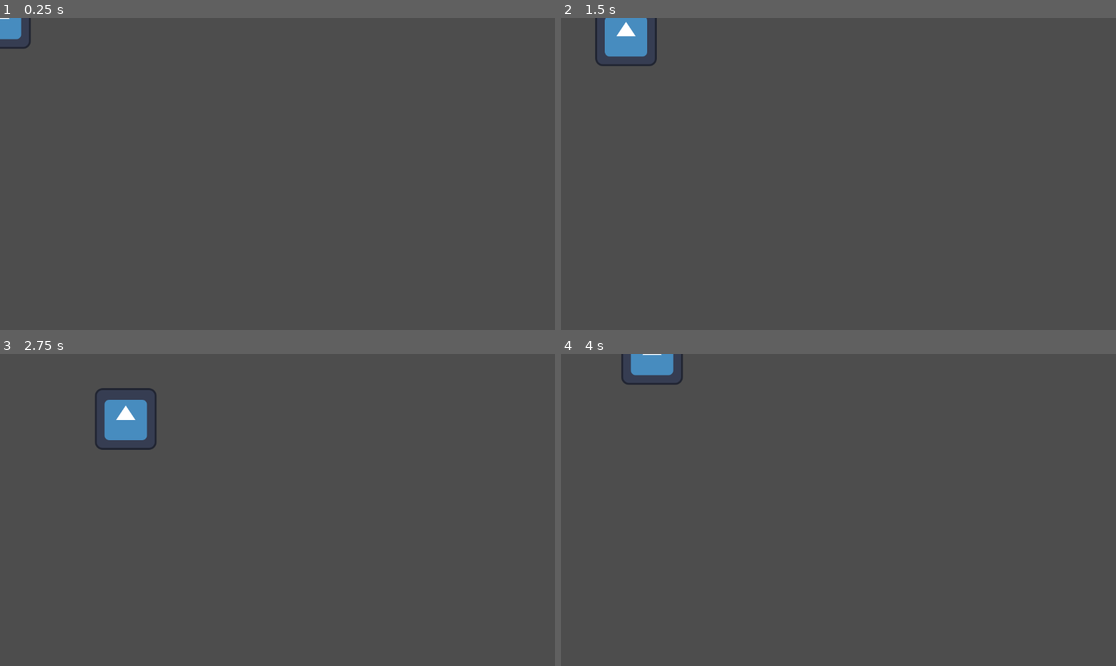
Above: before the commit, frames 1-4 (two rows, left to right).
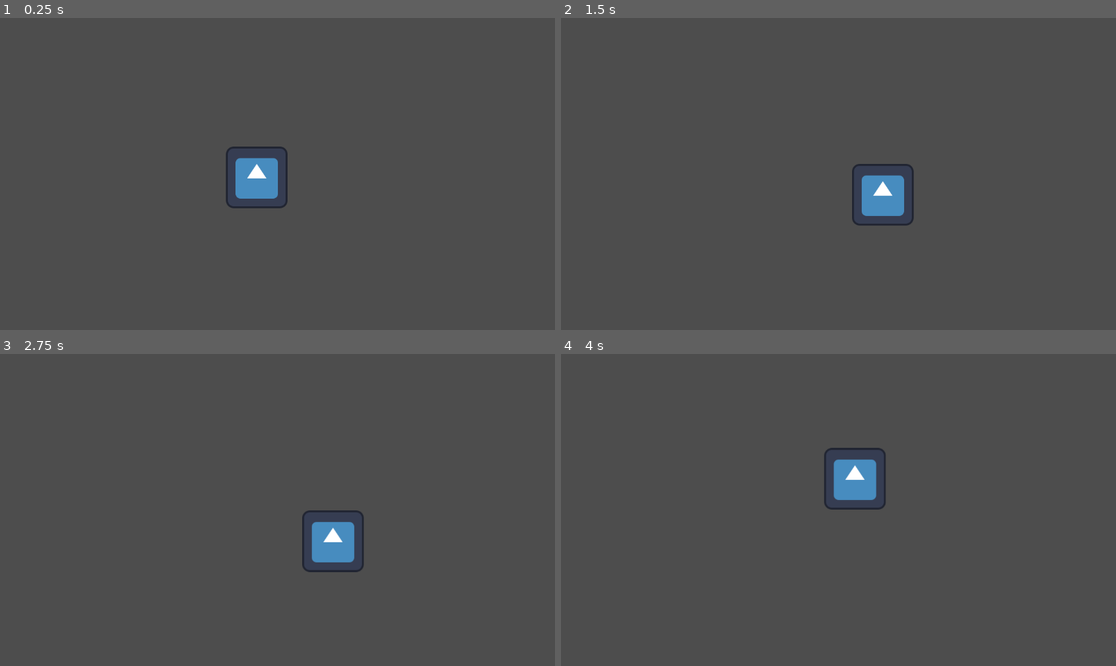
Above: after the commit, the same moments.

Repository: RealnieShishki/ThreeWayArena
Game: Godot game, scene res://scenes/levels/test_room.tscn
Same seed, same stepped clock (60 frames per second), same inputs: the game is played once before the commit and once after it. Before the commit the project starts from res://scenes/player/player.tscn. The engine's default icon, where the game draws it, is replaced by a stand-in: a white triangle on a blue panel in a dark square.
Inputs (mouse positions are in pixels of both pictures, inside the frame that each line leads up to):
- Up to frame 1 (0.25 s): no input
- Up to frame 2 (1.5 s): tap Enter at 0.5 s; move the mouse to (960, 158) at 0.52 s; hold Right (ui_right) 0.53-1.28 s; click (960, 158) at 0.67 s; move the mouse to (727, 189) at 1.27 s; hold Down (ui_down) from 1.28 s (still down); click (727, 189) at 1.42 s
- Up to frame 3 (2.75 s): move the mouse to (333, 441) at 2.02 s; release Down (ui_down) at 2.03 s; hold Right (ui_right) from 2.03 s (still down); click (333, 441) at 2.17 s
- Up to frame 4 (4 s): move the mouse to (810, 572) at 2.77 s; release Right (ui_right) at 2.78 s; hold Up (ui_up) 2.78-3.53 s; click (810, 572) at 2.92 s; move the mouse to (1005, 556) at 3.52 s; hold Left (ui_left) from 3.53 s (still down); click (1005, 556) at 3.67 s

The runs differ from the first frame. In frame 1, 1.6% of the frame differs, in the area x 0-52%, y 0-62%; in frame 2, 2.4%; in frame 3, 2.6%, in the area x 17-66%, y 10-70%; in frame 4, 2.0%.

Commit message:
✅ Combat MVP complete - player, enemies, particles all working

Diff:
--- a/project.godot
+++ b/project.godot
@@ -11,7 +11,7 @@
 [application]
 
 config/name="Three Way Arena"
-run/main_scene="res://scenes/player/player.tscn"
+run/main_scene="res://scenes/levels/test_room.tscn"
 config/features=PackedStringArray("4.2", "Forward Plus")
 config/icon="res://icon.svg"
 
--- /dev/null
+++ b/scenes/effects/DeathEffect.gd
@@ -0,0 +1,24 @@
+extends GPUParticles2D
+
+func _ready() -> void:
+	print("💥 DeathEffect._ready() called")
+
+	amount = 80
+	lifetime = 1.5
+	emitting = true
+	one_shot = true
+	scale = Vector2(5, 5)
+
+	texture = preload("res://icon.svg")
+
+	var mat = ParticleProcessMaterial.new()
+	mat.emission_shape = ParticleProcessMaterial.EMISSION_SHAPE_POINT
+	mat.direction = Vector3(0, 0, 0)
+	mat.spread = 360.0
+	mat.scale_min = 0.5
+	mat.scale_max = 1.5
+	mat.color = Color(0.8, 0.2, 1.0, 1.0)
+
+	process_material = mat
+
+	finished.connect(queue_free)
--- /dev/null
+++ b/scenes/effects/DeathEffect.tscn
@@ -0,0 +1,16 @@
+[gd_scene load_steps=4 format=3 uid="uid://df8dkk1w4jvjr"]
+
+[ext_resource type="Texture2D" uid="uid://cg0pwctdo5nln" path="res://icon.svg" id="1_5hbu1"]
+[ext_resource type="Script" path="res://scenes/effects/DeathEffect.gd" id="1_leamn"]
+
+[sub_resource type="ParticleProcessMaterial" id="ParticleProcessMaterial_1a3da"]
+particle_flag_disable_z = true
+gravity = Vector3(0, 98, 0)
+
+[node name="GPUParticles2D" type="GPUParticles2D"]
+amount = 80
+process_material = SubResource("ParticleProcessMaterial_1a3da")
+texture = ExtResource("1_5hbu1")
+lifetime = 1.5
+trail_lifetime = 0.01
+script = ExtResource("1_leamn")
--- /dev/null
+++ b/scenes/effects/HitEffect.gd
@@ -0,0 +1,34 @@
+extends GPUParticles2D
+
+func _ready() -> void:
+	print("🎆 HitEffect._ready() called")
+	print("   Position: %s" % global_position)
+
+	# Настройки частиц
+	amount = 50
+	lifetime = 1.0
+	emitting = true
+	one_shot = true
+	scale = Vector2(3, 3)
+
+	# Текстура на УЗЕЛ (не на материал!)
+	texture = preload("res://icon.svg")
+
+	# Материал
+	var mat = ParticleProcessMaterial.new()
+	mat.emission_shape = ParticleProcessMaterial.EMISSION_SHAPE_POINT
+
+	# Скорость (в Godot 4 это свойство материала)
+	mat.direction = Vector3(0, -1, 0)
+	mat.spread = 180.0
+
+	# Размер частиц
+	mat.scale_min = 0.5
+	mat.scale_max = 1.0
+
+	# Цвет
+	mat.color = Color(1.0, 0.5, 0.0, 1.0)
+
+	process_material = mat
+
+	finished.connect(queue_free)
--- /dev/null
+++ b/scenes/effects/HitEffect.tscn
@@ -0,0 +1,15 @@
+[gd_scene load_steps=4 format=3 uid="uid://cym7yalpdppin"]
+
+[ext_resource type="Texture2D" uid="uid://cg0pwctdo5nln" path="res://icon.svg" id="1_3uwr2"]
+[ext_resource type="Script" path="res://scenes/effects/HitEffect.gd" id="1_hpjih"]
+
+[sub_resource type="ParticleProcessMaterial" id="ParticleProcessMaterial_enaik"]
+particle_flag_disable_z = true
+gravity = Vector3(0, 98, 0)
+
+[node name="HitEffects" type="GPUParticles2D"]
+position = Vector2(503, 200)
+amount = 20
+process_material = SubResource("ParticleProcessMaterial_enaik")
+texture = ExtResource("1_3uwr2")
+script = ExtResource("1_hpjih")
--- a/scenes/enemies/enemy.gd
+++ b/scenes/enemies/enemy.gd
@@ -1,65 +1,58 @@
-extends CharacterBody2D
+extends CharacterBody2D  # Важно: CharacterBody2D, а не Area2D
 
-# === НАСТРОЙКИ ===
 @export var health: int = 30
 @export var speed: float = 60.0
-@export var damage: int = 5
 
-# === ВНУТРЕННИЕ ПЕРЕМЕННЫЕ ===
 var _is_alive: bool = true
 var _player: Node2D = null
 
 @onready var sprite: Sprite2D = $Visual
 
-func _ready() -> void:
-	pass
+func _physics_process(_delta: float) -> void:
+	if not _is_alive: return
 
-func _physics_process(_delta: float) -> void:
-	if not _is_alive:
-		return
+	# Простой поиск игрока (по имени узла, как было раньше)
+	if not _player:
+		_player = get_node_or_null("../../Player")
 
-	# Простой ИИ: если игрок рядом — двигаться к нему
 	if _player:
-		var direction = (_player.global_position - global_position).normalized()
-		velocity = direction * speed
-
-		# Поворот спрайта к игроку
-		if direction.x < 0:
-			sprite.flip_h = true
-		elif direction.x > 0:
-			sprite.flip_h = false
+		var dir = (_player.global_position - global_position).normalized()
+		velocity = dir * speed
+		if dir.x < 0: sprite.flip_h = true
+		elif dir.x > 0: sprite.flip_h = false
 	else:
 		velocity = velocity.move_toward(Vector2.ZERO, speed * 0.8)
 
 	move_and_slide()
 
-# === ПУБЛИЧНЫЕ МЕТОДЫ ===
 func take_damage(amount: int) -> void:
-	if not _is_alive:
-		return
+	if not _is_alive: return
+	health -= amount
+	print("👾 Enemy HP: %d" % health)
 
-	health -= amount
-	print("👾 Enemy hit! HP: %d/%d" % [health, 30])
-
-	# Визуальный фидбек (мигание)
-	$Visual.modulate = Color.RED
+	# Мигание красным
+	sprite.modulate = Color.RED
 	await get_tree().create_timer(0.1).timeout
-	$Visual.modulate = Color.GREEN
+	sprite.modulate = Color.WHITE
 
 	if health <= 0:
 		die()
 
 func die() -> void:
 	_is_alive = false
-	print("☠️ Enemy died!")
+	print("☠️ Enemy Died!")
+
+	# ✨ Спавн эффекта смерти
+	_spawn_death_effect()
+
 	queue_free()
 
-# === ОБНАРУЖЕНИЕ ИГРОКА (через Area2D) ===
-func _on_detection_area_body_entered(body: Node2D) -> void:
-	if body.name == "Player":
-		_player = body
-		print("👁️ Enemy sees Player!")
+func _spawn_death_effect() -> void:
+	var effect_scene = load("res://scenes/effects/DeathEffect.tscn")
+	if effect_scene == null:
+		return
+	var effect = effect_scene.instantiate()
+	effect.global_position = global_position
 
-func _on_detection_area_body_exited(body: Node2D) -> void:
-	if body.name == "Player":
-		_player = null
+	# 🔍 ДОБАВЛЯЕМ В КОРЕНЬ СЦЕНЫ, не в Enemy!
+	get_tree().current_scene.add_child(effect)
--- a/scenes/enemies/enemy.tscn
+++ b/scenes/enemies/enemy.tscn
@@ -1,6 +1,6 @@
 [gd_scene load_steps=5 format=3 uid="uid://bwtyf3ds60g5f"]
 
-[ext_resource type="Script" path="res://scenes/enemies/enemy.gd" id="1_oawxp"]
+[ext_resource type="Script" path="res://scenes/enemies/Enemy.gd" id="1_oawxp"]
 [ext_resource type="Texture2D" uid="uid://cg0pwctdo5nln" path="res://icon.svg" id="2_ofy8w"]
 
 [sub_resource type="CircleShape2D" id="CircleShape2D_aoit7"]
@@ -9,7 +9,7 @@
 [sub_resource type="CircleShape2D" id="CircleShape2D_8blm8"]
 radius = 150.0
 
-[node name="Enemy" type="CharacterBody2D"]
+[node name="Enemy" type="CharacterBody2D" groups=["enemy"]]
 collision_layer = 2
 script = ExtResource("1_oawxp")
 
@@ -21,6 +21,7 @@
 shape = SubResource("CircleShape2D_aoit7")
 
 [node name="DetectionArea" type="Area2D" parent="."]
+collision_layer = 2
 
 [node name="CollisionShape2D" type="CollisionShape2D" parent="DetectionArea"]
 light_mask = 2
--- /dev/null
+++ b/scenes/levels/Camera2D.gd
@@ -0,0 +1,6 @@
+extends Camera2D
+
+func _process(_delta: float) -> void:
+	var player = get_node_or_null("../Player")
+	if player:
+		position = player.position
--- a/scenes/levels/test_room.tscn
+++ b/scenes/levels/test_room.tscn
@@ -1,7 +1,8 @@
-[gd_scene load_steps=3 format=3 uid="uid://bwqwv7wowqcmj"]
+[gd_scene load_steps=4 format=3 uid="uid://bwqwv7wowqcmj"]
 
-[ext_resource type="PackedScene" uid="uid://bi8svrvqk7bng" path="res://scenes/player/player.tscn" id="1_kp1fy"]
-[ext_resource type="PackedScene" uid="uid://bwtyf3ds60g5f" path="res://scenes/enemies/enemy.tscn" id="2_b5fgs"]
+[ext_resource type="PackedScene" uid="uid://bi8svrvqk7bng" path="res://scenes/player/Player.tscn" id="1_kp1fy"]
+[ext_resource type="PackedScene" uid="uid://bwtyf3ds60g5f" path="res://scenes/enemies/Enemy.tscn" id="2_b5fgs"]
+[ext_resource type="Script" path="res://scenes/levels/Camera2D.gd" id="3_07kfo"]
 
 [node name="Node2D" type="Node2D"]
 
@@ -9,4 +10,9 @@
 position = Vector2(-43, 7)
 
 [node name="Enemy" parent="." instance=ExtResource("2_b5fgs")]
-position = Vector2(883, 339)
+position = Vector2(803, 288)
+
+[node name="Camera2D" type="Camera2D" parent="."]
+drag_horizontal_enabled = true
+drag_vertical_enabled = true
+script = ExtResource("3_07kfo")
--- a/scenes/player/player.gd
+++ b/scenes/player/player.gd
@@ -1,86 +1,75 @@
 extends CharacterBody2D
 
-# === НАСТРОЙКИ ===
 @export var speed: float = 180.0
-@export var health: int = 100
 @export var attack_damage: int = 10
 @export var attack_cooldown: float = 0.5
-@export var attack_range: float = 60.0
+@export var attack_range: float = 150.0
 
-# === ВНУТРЕННИЕ ПЕРЕМЕННЫЕ ===
 var _can_attack: bool = true
 var _facing_direction: Vector2 = Vector2.RIGHT
 
-# Ссылки на узлы
 @onready var sprite: Sprite2D = $Visual
-@onready var collision: CollisionShape2D = $CollisionShape2D
 
 func _ready() -> void:
-	print("🎮 Player ready! Position: %s" % global_position)
-	print("   Health: %d, Speed: %f" % [health, speed])
-
-	# Проверка спрайта
-	if sprite and not sprite.texture:
-		push_warning("⚠️ Sprite has no texture! Assign icon.svg")
+	print("🎮 Player Ready")
 
 func _physics_process(_delta: float) -> void:
-	# 1. Ввод движения
 	var input_dir: Vector2 = Input.get_vector("ui_left", "ui_right", "ui_up", "ui_down")
 
-	# 2. Движение
 	if input_dir != Vector2.ZERO:
 		velocity = input_dir.normalized() * speed
 		_facing_direction = input_dir.normalized()
-		_update_facing_visual()
+		if _facing_direction.x < 0:
+			sprite.flip_h = true
+		elif _facing_direction.x > 0:
+			sprite.flip_h = false
 	else:
 		velocity = velocity.move_toward(Vector2.ZERO, speed * 0.8)
 
 	move_and_slide()
 
-	# 3. Атака
 	if Input.is_mouse_button_pressed(MOUSE_BUTTON_LEFT) and _can_attack:
 		_attack()
 
-func _update_facing_visual() -> void:
-	if sprite:
-		if _facing_direction.x < 0:
-			sprite.flip_h = true
-		elif _facing_direction.x > 0:
-			sprite.flip_h = false
+	# 📷 Камера следует за игроком
+	var camera = get_node_or_null("../../Camera2D")
+	if camera:
+		camera.global_position = global_position
 
 func _attack() -> void:
 	_can_attack = false
+	print("⚔️ Attack!")
 
-	print("⚔️ Attack! Damage: %d" % attack_damage)
+	var targets = get_tree().get_nodes_in_group("enemy")
 
-	# Raycast для попадания
-	var space_state = get_world_2d().direct_space_state
-	var mouse_pos = get_global_mouse_position()
-	var query = PhysicsRayQueryParameters2D.create(global_position, mouse_pos)
-	query.collide_with_areas = true
-	query.collision_mask = 2  # Слой "Enemy"
+	for target in targets:
+		var dist = global_position.distance_to(target.global_position)
+		if dist < attack_range:
+			print("🎯 HIT! Enemy: %s" % target.name)
 
-	var result = space_state.intersect_ray(query)
-	if result and result.collider:
-		var target = result.collider
-		if target.has_method("take_damage"):
-			target.take_damage(attack_damage)
-			print("🎯 Hit: %s" % target.name)
+			# ✨ Эффект в позиции врага
+			_spawn_hit_effect(target.global_position)
 
-	# Кулдаун
+			if target.has_method("take_damage"):
+				target.take_damage(attack_damage)
+			break
+
 	await get_tree().create_timer(attack_cooldown).timeout
 	_can_attack = true
 
-# === ПУБЛИЧНЫЕ МЕТОДЫ ===
+func _spawn_hit_effect(pos: Vector2) -> void:
+	var effect_scene = load("res://scenes/effects/HitEffect.tscn")
+	if effect_scene == null:
+		return
+	var effect = effect_scene.instantiate()
+	effect.global_position = pos
+
+	# 🔍 В КОРЕНЬ СЦЕНЫ!
+	get_tree().current_scene.add_child(effect)
+
 func take_damage(amount: int) -> void:
-	health -= amount
-	print("💥 Player hit! HP: %d/%d" % [health, 100])
-	if health <= 0:
-		die()
+	print("💥 Player hurt! Damage: %d" % amount)
 
 func die() -> void:
 	print("☠️ Player died")
 	queue_free()
-
-func heal(amount: int) -> void:
-	health = min(health + amount, 100)
--- a/scenes/player/player.tscn
+++ b/scenes/player/player.tscn
@@ -1,7 +1,7 @@
 [gd_scene load_steps=4 format=3 uid="uid://bi8svrvqk7bng"]
 
 [ext_resource type="Texture2D" uid="uid://cg0pwctdo5nln" path="res://icon.svg" id="1_s4rwu"]
-[ext_resource type="Script" path="res://scenes/player/player.gd" id="1_uhavo"]
+[ext_resource type="Script" path="res://scenes/player/Player.gd" id="1_uhavo"]
 
 [sub_resource type="CircleShape2D" id="CircleShape2D_2470l"]
 radius = 16.0
